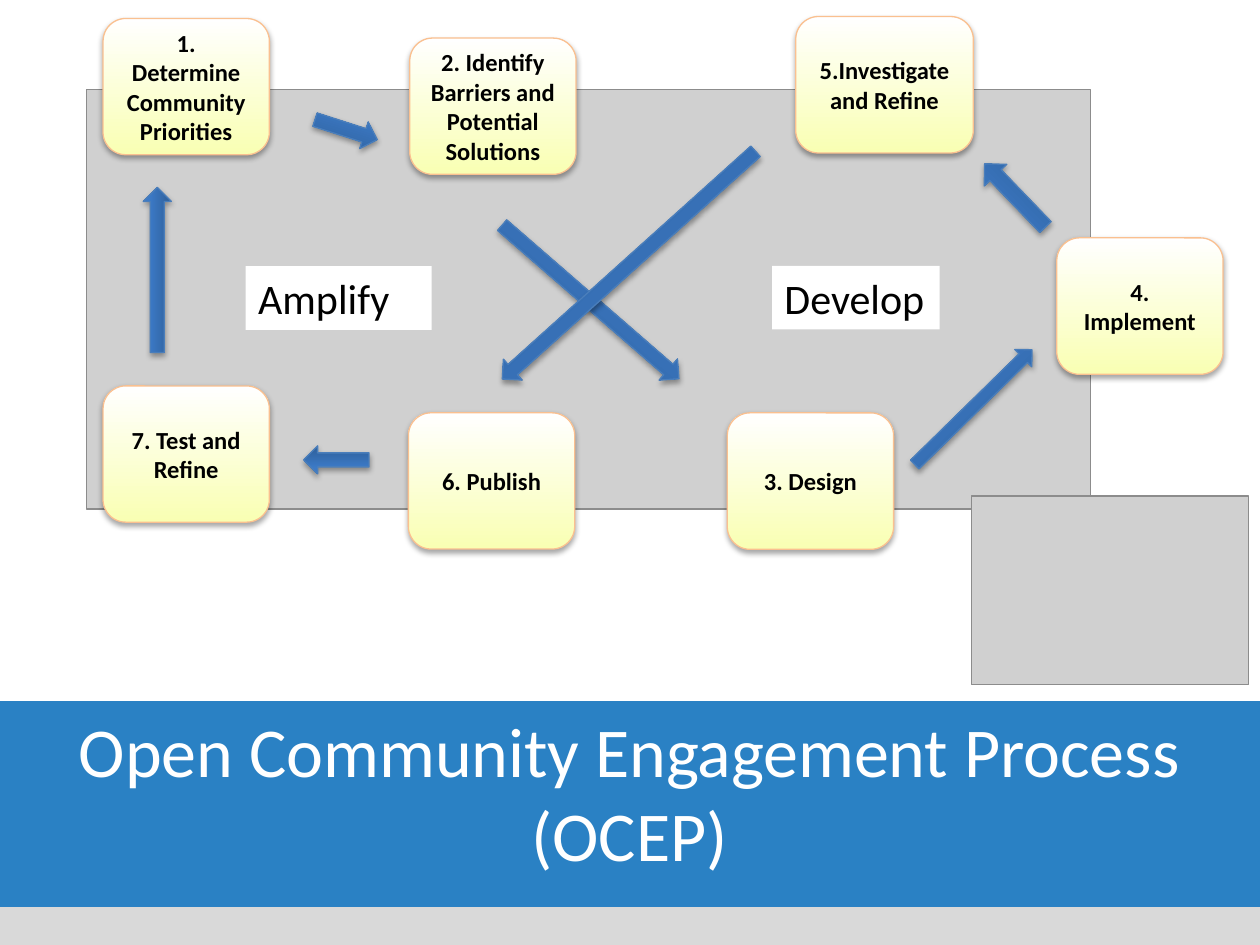
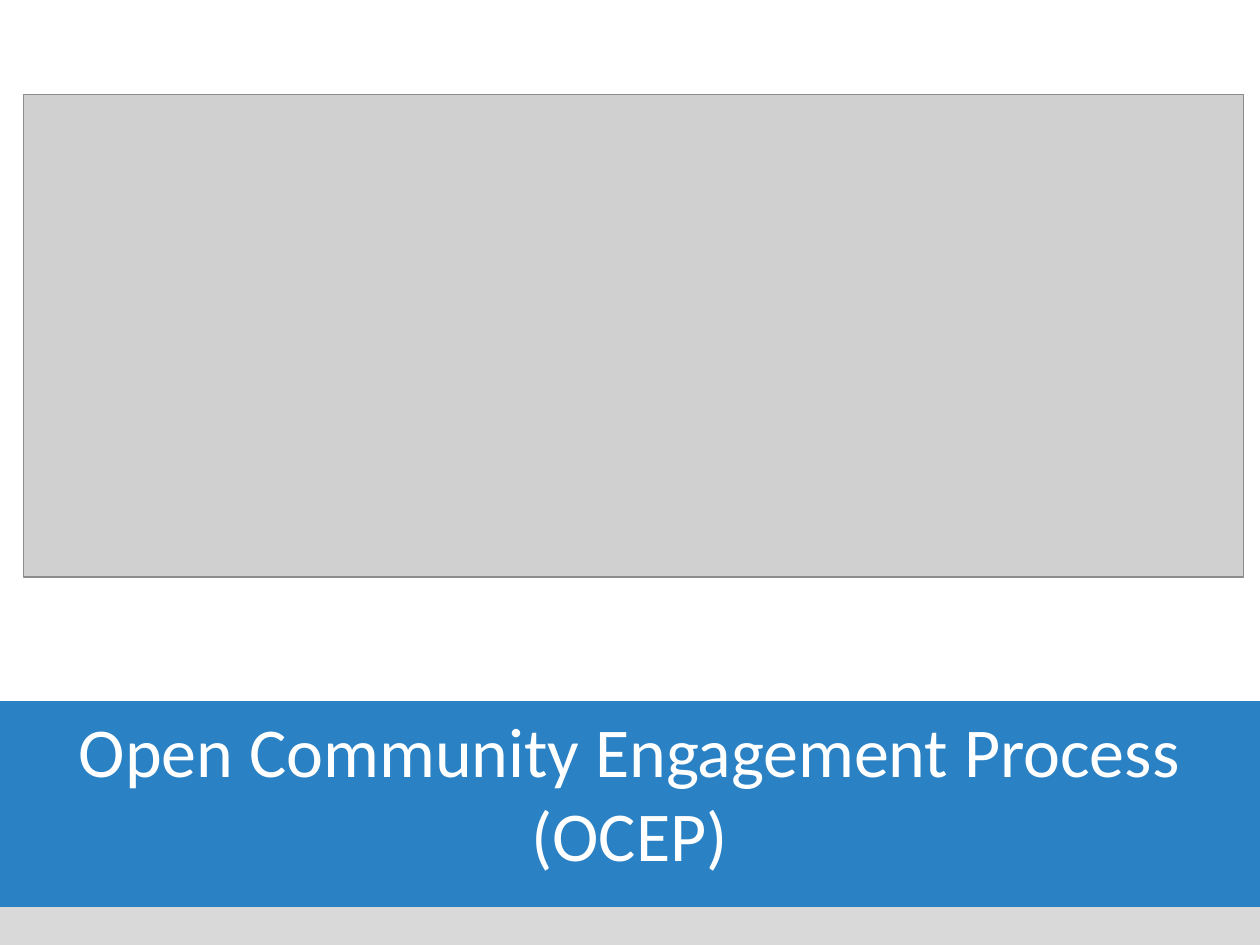
Before and after one commit to NCEAS/oss-2014, a slide deck: slide 14 of day-18/Idaszak_OSS_OpenSource.pptx. Drawn at 1260x945 pixels with LibreOffice and Linux fonts; fonts in the diff are those of the drawing; grey boxes stand for pictures; background and template pictures are left out. Boxes give left, top, right and bottom in pixels: in the first picture for what was removed or moved away, otherwise in the second. Text is boxed around its words. In the diff, an @@ line names an element or a change of style, - is before the commit and + after.

```diff
--- a/day-18/Idaszak_OSS_OpenSource.pptx
+++ b/day-18/Idaszak_OSS_OpenSource.pptx
@@ rounded rectangle removed at (x1=103, y1=19, x2=270, y2=155) @@
-1. Determine Community Priorities
@@ rounded rectangle removed at (x1=796, y1=16, x2=974, y2=152) @@
-5.Investigate and Refine
@@ rounded rectangle removed at (x1=410, y1=38, x2=576, y2=174) @@
-2. Identify Barriers and Potential Solutions
@@ picture resized from (x1=86, y1=89, x2=1090, y2=509) to (x1=24, y1=94, x2=1244, y2=577) @@
@@ right arrow removed at (x1=311, y1=107, x2=382, y2=153) @@
@@ right arrow removed at (x1=493, y1=140, x2=764, y2=389) @@
@@ right arrow removed at (x1=974, y1=153, x2=1057, y2=239) @@
@@ right arrow removed at (x1=143, y1=187, x2=171, y2=352) @@
@@ right arrow removed at (x1=493, y1=215, x2=688, y2=390) @@
@@ rounded rectangle removed at (x1=1057, y1=238, x2=1223, y2=374) @@
-4. Implement
@@ rectangle removed at (x1=246, y1=266, x2=432, y2=329) @@
-Amplify
@@ rectangle removed at (x1=772, y1=266, x2=940, y2=329) @@
-Develop
@@ right arrow removed at (x1=906, y1=340, x2=1040, y2=472) @@
@@ rounded rectangle removed at (x1=103, y1=386, x2=270, y2=522) @@
-7. Test and Refine
@@ rounded rectangle removed at (x1=408, y1=413, x2=575, y2=549) @@
-6. Publish
@@ rounded rectangle removed at (x1=727, y1=413, x2=893, y2=549) @@
-3. Design
@@ right arrow removed at (x1=304, y1=446, x2=369, y2=474) @@
@@ picture removed at (x1=971, y1=496, x2=1249, y2=685) @@
```
Also in this commit, not shown: 1 other slide changed, 3 slides added, 1 slide removed.
